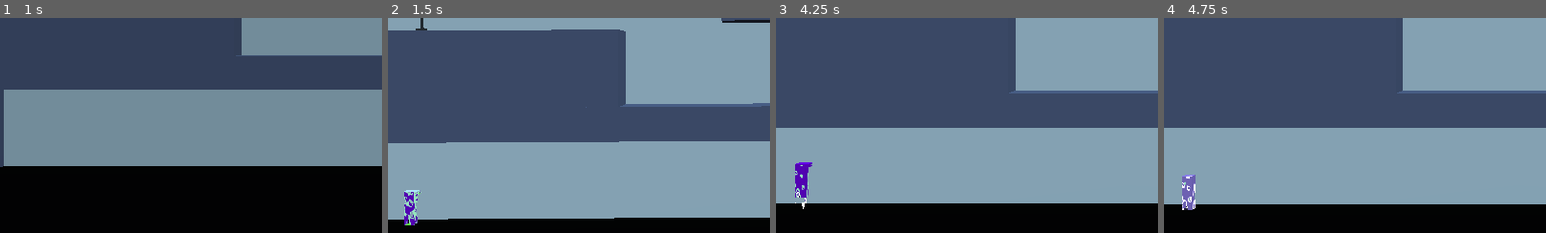
Above: before the commit, frames 1-4 (left to right).
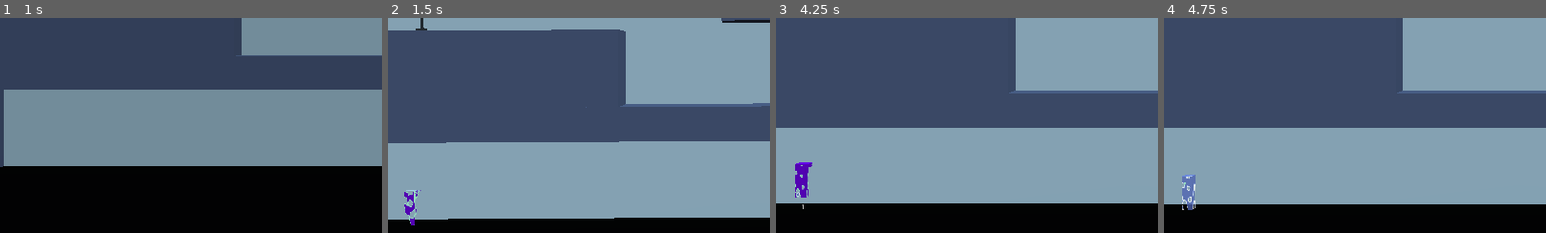
Above: after the commit, the same moments.

Repository: dsaltares/ludumdare-47
Game: Godot game, scene res://Main.tscn
Two runs of this game, one before a commit and one after it. Both use one fixed random seed, a clock stepped at 60 frames per second and the inputs below. Sound files missing from this copy of the repository are replaced by a short silence.
Inputs:
- Up to frame 1 (1 s): tap Enter (ui_accept) at 0.5 s; hold D (move_right) from 0.53 s (still down); tap N (new_run) at 0.6 s; tap Space (jump) at 0.77 s
- Up to frame 2 (1.5 s): release D (move_right) at 1.28 s; hold A (move_left) from 1.28 s (still down); tap C (shake) at 1.35 s
- Up to frame 3 (4.25 s): tap Space (jump) at 1.52, 3.02, 3.77 s; release A (move_left) at 2.03 s; hold D (move_right) 2.03-3.53 s; tap N (new_run) at 2.1, 3.6 s; tap C (shake) at 2.85 s; hold A (move_left) from 3.53 s (still down)
- Up to frame 4 (4.75 s): keep holding A (move_left); tap C (shake) at 4.35 s; tap Space (jump) at 4.52 s
The pictures show only the part of the screen within x 4-54%, y 44-94%; the shares and areas given below are measured in that part.

Frame 1 is identical in both runs. In frame 2, 0.3% of the frame differs, in the area x 4-9%, y 80-97%; in frame 3, 0.1%; in frame 4, 0.2%.

Commit message:
ghosts only become solid when they go idle, add alpha to shader

Diff:
--- a/game/Effects/DissolveShader.shader
+++ b/game/Effects/DissolveShader.shader
@@ -1,5 +1,5 @@
 shader_type spatial;
-render_mode depth_draw_alpha_prepass, cull_disabled;
+render_mode blend_mix, cull_back, depth_draw_always;
 
 uniform vec4 albedo : hint_color;
 uniform sampler2D texture_albedo : hint_albedo;
@@ -11,6 +11,7 @@
 uniform float burn_size : hint_range(0,2);
 uniform float dissolve_amount : hint_range(0,1);
 
+uniform float alpha : hint_range(0,1);
 
 void fragment() {
 	vec4 albedo_tex = texture(texture_albedo,UV);
@@ -19,5 +20,5 @@
 	float sample = texture(dissolve_texture, UV).r;
 	float emission_value = 1.0 - smoothstep(dissolve_amount, dissolve_amount + burn_size, sample);
 	EMISSION = vec3(emission_value * emission_amount * emission_color.rgb);
-	ALPHA = smoothstep(dissolve_amount - burn_size, dissolve_amount, sample);
+	ALPHA = alpha * smoothstep(dissolve_amount - burn_size, dissolve_amount, sample);
 }
--- a/game/Ghosts/Ghost.gd
+++ b/game/Ghosts/Ghost.gd
@@ -17,6 +17,7 @@
 onready var become_solid_timer := $BecomeSolidTimer
 onready var dissolve_timer := $DissolveTimer
 onready var mesh := $Body
+onready var tween := $Tween
 
 var state = States.START
 var recording := Recording
@@ -27,6 +28,7 @@
 func _ready() -> void:
 	collision_layer = 0
 	collision_mask = ENVIRONMENT_LAYER
+	mesh.set_surface_material(0, mesh.get_surface_material(0).duplicate())
 
 func init(_recording) -> void:
 	recording = _recording
@@ -42,6 +44,15 @@
 		current_frame += 1
 		if current_frame >= recording.transforms.size():
 			state = States.IDLE
+			tween.interpolate_property(
+				mesh.get_surface_material(0),
+				"shader_param/alpha",
+				0.75, 1.0,
+				0.5,
+				Tween.TRANS_CUBIC,
+				Tween.EASE_IN_OUT
+			)
+			tween.start()
 		return
 
 	if state == States.IDLE:
@@ -71,8 +82,6 @@
 func _on_BecomeSolidTimer_timeout() -> void:
 	if state == States.START:
 		state = States.PLAYING_RECORDING
-		collision_layer = GHOSTS_LAYER
-		collision_mask = ENVIRONMENT_LAYER + PLAYER_LAYER
 
 func _update_dissolve_amount() -> void:
 	var amount = 0.0
--- a/game/Ghosts/Ghost.tscn
+++ b/game/Ghosts/Ghost.tscn
@@ -1,9 +1,20 @@
-[gd_scene load_steps=5 format=2]
+[gd_scene load_steps=7 format=2]
 
 [ext_resource path="res://Player/PlayerCollisionShape.tres" type="Shape" id=1]
-[ext_resource path="res://Ghosts/GhostDissolveMaterial.tres" type="Material" id=2]
+[ext_resource path="res://Effects/DissolveNoiseTexture.tres" type="Texture" id=2]
 [ext_resource path="res://Player/PlayerBody.tres" type="CubeMesh" id=3]
+[ext_resource path="res://Effects/DissolveShader.shader" type="Shader" id=4]
 [ext_resource path="res://Ghosts/Ghost.gd" type="Script" id=5]
+
+[sub_resource type="ShaderMaterial" id=1]
+shader = ExtResource( 4 )
+shader_param/albedo = Color( 0.596078, 0.611765, 1, 1 )
+shader_param/emission_color = Color( 0.913725, 0.913725, 0.913725, 1 )
+shader_param/emission_amount = 1.0
+shader_param/burn_size = 0.05
+shader_param/dissolve_amount = 0.0
+shader_param/alpha = 0.75
+shader_param/dissolve_texture = ExtResource( 2 )
 
 [node name="Ghost" type="KinematicBody" groups=[
 "ghosts",
@@ -18,7 +29,7 @@
 [node name="Body" type="MeshInstance" parent="."]
 transform = Transform( 1, 0, 0, 0, 1, 0, 0, 0, 1, 0, 1, 0 )
 mesh = ExtResource( 3 )
-material/0 = ExtResource( 2 )
+material/0 = SubResource( 1 )
 
 [node name="BecomeSolidTimer" type="Timer" parent="."]
 wait_time = 2.0
@@ -27,5 +38,7 @@
 
 [node name="DissolveTimer" type="Timer" parent="."]
 one_shot = true
+
+[node name="Tween" type="Tween" parent="."]
 [connection signal="timeout" from="BecomeSolidTimer" to="." method="_on_BecomeSolidTimer_timeout"]
 [connection signal="timeout" from="DissolveTimer" to="." method="queue_free"]
--- a/game/Ghosts/GhostDissolveMaterial.tres
+++ b/game/Ghosts/GhostDissolveMaterial.tres
@@ -10,4 +10,5 @@
 shader_param/emission_amount = 1.0
 shader_param/burn_size = 0.05
 shader_param/dissolve_amount = 0.0
+shader_param/alpha = null
 shader_param/dissolve_texture = ExtResource( 1 )
--- a/game/Player/PlayerMaterial.tres
+++ b/game/Player/PlayerMaterial.tres
@@ -8,6 +8,7 @@
 shader_param/albedo = Color( 0.615686, 0, 1, 1 )
 shader_param/emission_color = Color( 0.278431, 0.882353, 0.0627451, 1 )
 shader_param/emission_amount = 1.0
-shader_param/burn_size = 0.05
+shader_param/burn_size = 0.036
 shader_param/dissolve_amount = 0.0
+shader_param/alpha = 1.0
 shader_param/dissolve_texture = ExtResource( 1 )
--- a/game/Screens/ScreenManager.tscn
+++ b/game/Screens/ScreenManager.tscn
@@ -19,8 +19,7 @@
 "values": [ Color( 0, 0, 0, 1 ), Color( 0, 0, 0, 0 ) ]
 }
 
-[sub_resource type="Animation" id=1]
-resource_name = "fade_out"
+[sub_resource type="Animation" id=2]
 length = 0.25
 step = 0.01
 tracks/0/type = "value"
@@ -50,5 +49,5 @@
 }
 
 [node name="AnimationPlayer" type="AnimationPlayer" parent="."]
-anims/fade_in = SubResource( 2 )
-anims/fade_out = SubResource( 1 )
+anims/fade_in = SubResource( 1 )
+anims/fade_out = SubResource( 2 )
Not shown: 1 places in game/Screens/ScreenManager.tscn that only renumber resources
